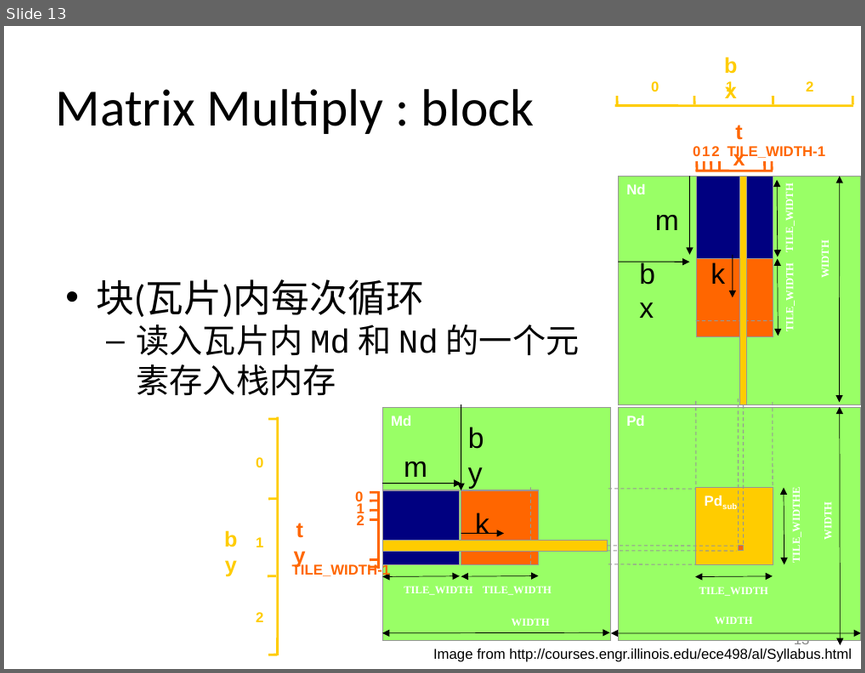
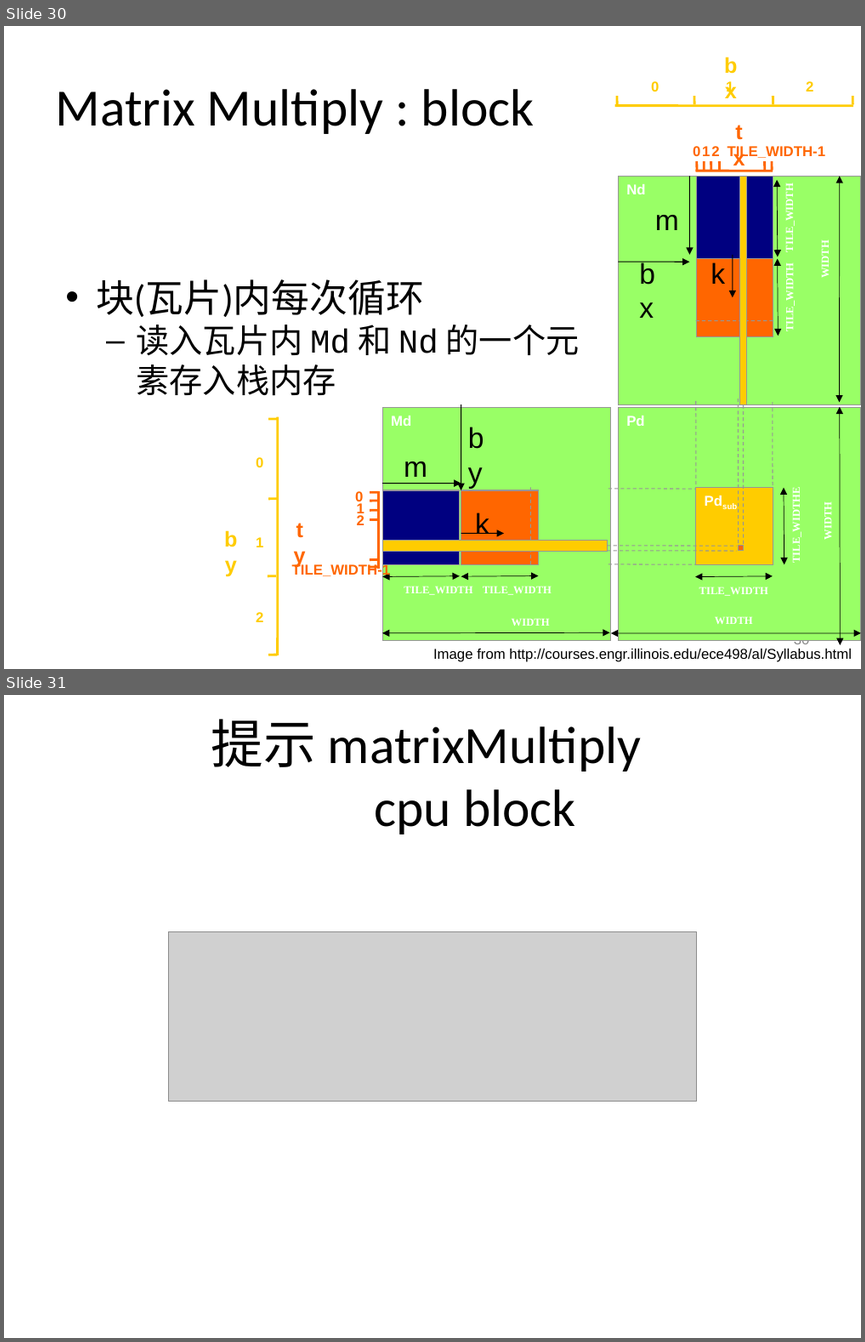
Before and after one commit to soulsheng/CUDA-Practice, a slide deck: doc/CUDA编程实训_day1_pm(20141219Liu).pptx. Shown one above the other, each under a label of ours: slide 13 before the commit, slides 30 and 31 after it. The pictures are 865x673 and 865x1342 pixels, drawn with LibreOffice and Linux fonts; fonts in the diff are those of the drawing; grey boxes stand for pictures. Boxes give left, top, right and bottom in pixels: in the first picture for what was removed or moved away, otherwise in the second. Text is boxed around its words. In the diff, an @@ line names an element or a change of style, - is before the commit and + after.

Commit message:
update ppt, first reduction then matrix multiply

```diff
--- a/doc/CUDA编程实训_day1_pm(20141219Liu).pptx
+++ b/doc/CUDA编程实训_day1_pm(20141219Liu).pptx
@@ slide 31 added at (4, 695, 861, 1338), background #FFFFFF @@
@@ title added at (211, 719, 642, 834), 44 pt, text #000000 @@
+提示 matrixMultiply
+cpu block
@@ picture added at (169, 931, 697, 1101) @@
@@ what was slide 13 is now slide 30 @@
@@ page number at (794, 632, 810, 647): text changed @@
-13
+30
```
Also in this commit, not shown: 3 slides changed, 7 other slides added, 1 other file.
